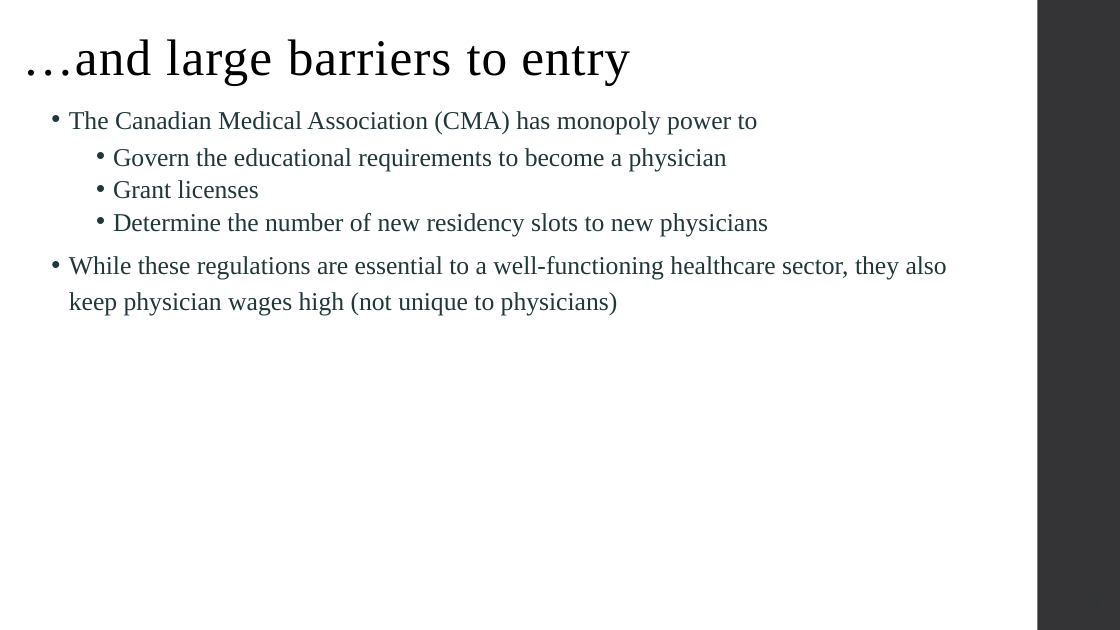
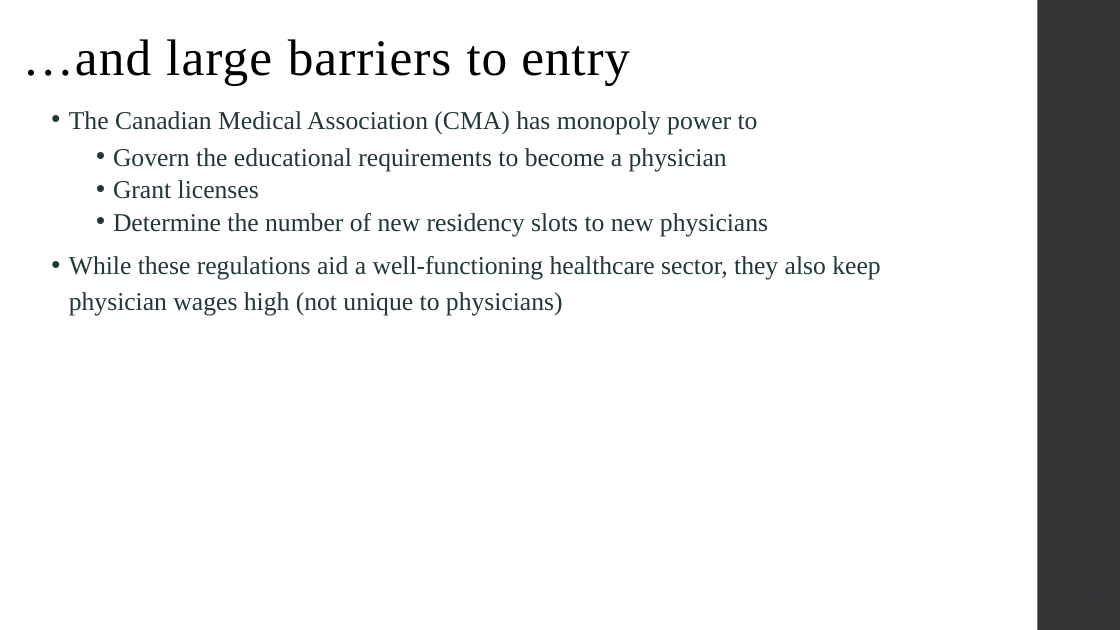
Before and after one commit to alex-hoagland/HAD6750H, a slide deck: slide 9 of Lecture04_ProviderPayment/L4Slides_ProviderPayment_2023W.pptx. Drawn at 1120x630 pixels with LibreOffice and Linux fonts; fonts in the diff are those of the drawing. Boxes give left, top, right and bottom in pixels: in the first picture for what was removed or moved away, otherwise in the second. Text is boxed around its words. In the diff, an @@ line names an element or a change of style, - is before the commit and + after.

```diff
--- a/Lecture04_ProviderPayment/L4Slides_ProviderPayment_2023W.pptx
+++ b/Lecture04_ProviderPayment/L4Slides_ProviderPayment_2023W.pptx
@@ text at (69,256,880,316): text changed @@
-• While these regulations are essential to a well-functioning healthcare sector, they also keep physician wages high (not unique to physicians)
+• While these regulations aid a well-functioning healthcare sector, they also keep physician wages high (not unique to physicians)
```
Also in this commit, not shown: 3 other slides changed, 3 slides added, 3 slides removed.
